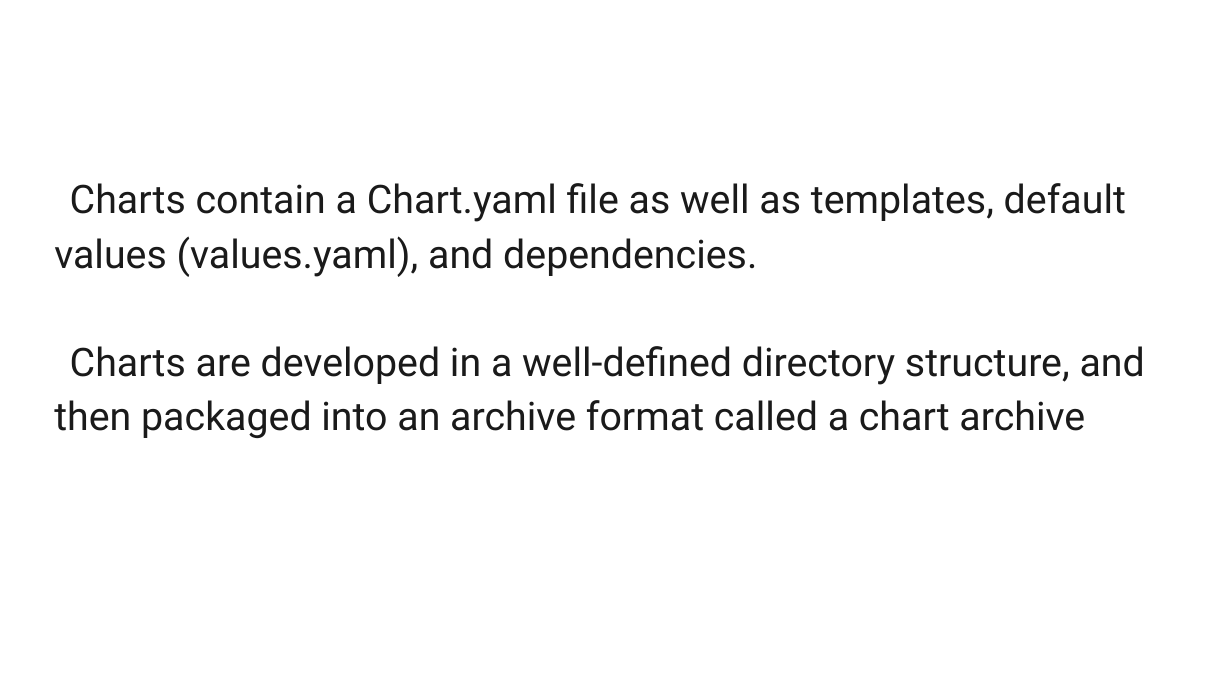
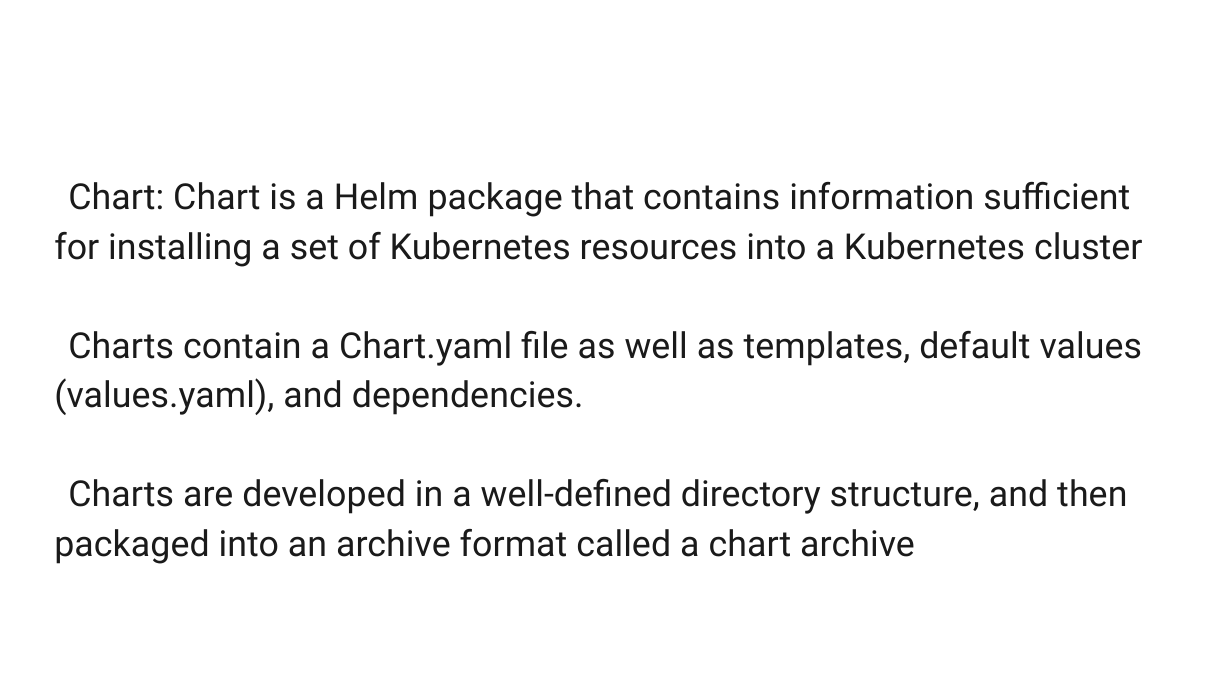
Before and after one commit to AutomatedIT/presentations, a slide deck: slide 16 of KubernetesMinikubeHelm_1.pptx. Drawn at 1232x693 pixels with LibreOffice and Linux fonts; fonts in the diff are those of the drawing; background and template pictures are left out. Boxes give left, top, right and bottom in pixels: in the first picture for what was removed or moved away, otherwise in the second. Text is boxed around its words. In the diff, an @@ line names an element or a change of style, - is before the commit and + after.

```diff
--- a/KubernetesMinikubeHelm_1.pptx
+++ b/KubernetesMinikubeHelm_1.pptx
@@ text at (54, 182, 1143, 267): paragraph added @@
+Chart: Chart is a Helm package that contains information sufficient for installing a set of Kubernetes resources into a Kubernetes cluster
@@ text at (54, 331, 1143, 564): size 23 to 20.9 pt in "Charts contain a Chart.yaml file as well ...", "Charts are developed in a well-defined directory ..."; indent changed @@
```
Also in this commit, not shown: 1 other slide changed, 1 other file.
